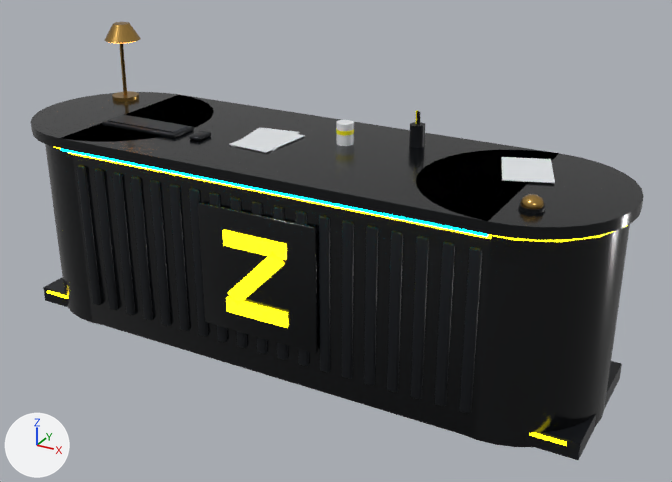
Before and after pictures for a commit that changed the glTF model simulator/godot/assets/desk.glb.
The view is the same before and after, from a 50 mm camera at (2.08, -3.48, 2.31) aimed at (0.16, 0.01, 0.57). Every picture has the same lights, and +X, +Y and +Z are marked at lower left. The first picture is the older version. Vertices at exactly the same position are counted once.

Names of what the first picture shows: 'Body'.
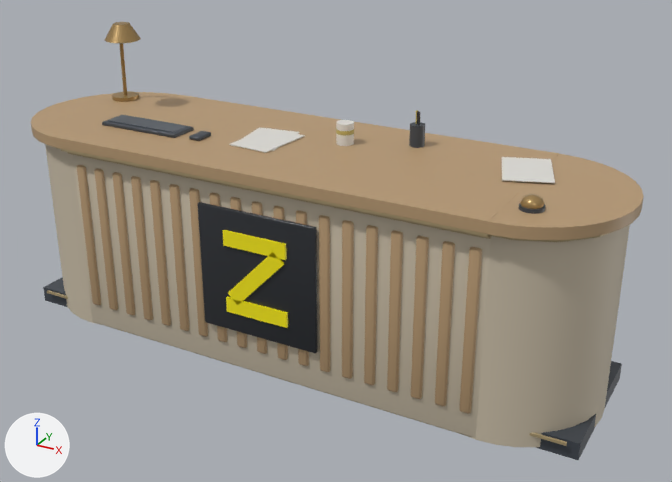
What differs and where, as boxes [x1, y1, x2, y2] in the pictures (672 x 482 px; the box of a moved part takes in the faces that stretch with it):
'Body', recoloured (black to beige)
    both: [31, 22, 644, 460]
part 1 of me_body_009, moved or reshaped
    before: [60, 95, 559, 237]
    after: [60, 95, 560, 237]
part 2 of me_body_009, recoloured (black to beige)
    both: [45, 144, 630, 447]
part 3 of me_body_009, recoloured
    both: [31, 92, 644, 240]
part 4 of me_body_009, recoloured (black to dark grey)
    both: [198, 111, 420, 353]
part 5 of me_body_009, recoloured (darker)
    both: [222, 230, 288, 328]
part 6 of me_body_009, recoloured
    before: [47, 147, 626, 446]
    after: [47, 147, 609, 446]
part 7 of me_body_009, recoloured (black to brown)
    both: [77, 165, 482, 414]
part 8 of me_body_009, recoloured
    both: [336, 128, 354, 136]

The change in detail:
Material 'Graphite' (mat_graphite) changes colour from black #181b20 to dark grey #454b53; in linear values from (0.00913, 0.011, 0.0144) to (0.0595, 0.0704, 0.0865).
Material 'Lampshade' (mat_lampshade) is new.
Its base color is (0.768, 0.687, 0.539) (pale yellow #e3d8c2).
Its roughness is 0.7.
Material 'Charcoal' (mat_charcoal) is new.
Its base color is (0.0232, 0.0262, 0.0319) (dark grey #2a2d32).
Its roughness is 0.35.
Material 'WoodLight' (mat_woodlight) is new.
Its base color is (0.479, 0.323, 0.175) (brown #b89a74).
Material 'Beige' (mat_beige) is new.
Its base color is (0.597, 0.521, 0.397) (beige #cbbfa9).
Its roughness is 0.6.
Material 'TrimChampagne' (mat_trimchampagne) is new.
Its base color is (0.462, 0.361, 0.195) (beige #b5a27a).
Its metallic is 0.3.
Its roughness is 0.4.
Material 'Ochre' (mat_ochre) is new.
Its base color is (0.521, 0.423, 0.122) (yellow #bfae62).
Its roughness is 0.6.
me_body_009 is used by ob_body; location (0.0, 0.0, 0.0).
me_body_009 had 2150 vertices, 4024 faces and spanned x -1.5..1.5, y -0.45..0.45, z 0.0..1.44.
me_body_009 now has 2158 vertices, 4024 faces and spans x -1.5..1.5, y -0.45..0.45, z 0.0..1.44.
Part 1, on me_body_009:
19 faces are deleted.
8 vertices are added at x -1.05..1.05, y -0.45..0.45, z 0.96..1.01.
12 new faces join them, mat_woodlight (brown #b89a74).
7 new faces join them, mat_trimchampagne (beige #b5a27a).
me_body_009 part 2: 356 faces spanning x -1.46..1.46, y -0.39..0.43, z 0.01..0.93 switch from mat_blackgloss (black #0b0d10) to mat_beige (beige #cbbfa9).
me_body_009 part 3: 248 faces spanning x -1.5..1.5, y -0.45..0.45, z 0.96..1.01 switch from mat_blackgloss (black #0b0d10) to mat_woodlight (brown #b89a74).
me_body_009 part 4: 148 faces spanning x -0.3..0.46, y -0.42..0.25, z 0.22..1.17 switch from mat_blackgloss (black #0b0d10) to mat_charcoal (dark grey #2a2d32).
me_body_009 part 5: 36 faces spanning x -0.16..0.16, y -0.43..-0.42, z 0.32..0.72 switch from mat_neonyellow (yellow #fcee0a, glowing yellow #fff10a) to mat_yellowpaint (yellow #fcee0a).
me_body_009 part 6: 240 faces spanning x -1.47..1.47, y -0.41..0.44, z 0.07..0.95 switch from mat_neonyellow (yellow #fcee0a, glowing yellow #fff10a) to mat_trimchampagne (beige #b5a27a).
me_body_009 part 7: 2052 faces spanning x -1.01..1.01, y -0.4..-0.38, z 0.13..0.87 switch from mat_graphite (black #181b20) to mat_woodlight (brown #b89a74).
me_body_009 part 8: 68 faces spanning x 0.11..0.44, y 0.08..0.26, z 1.03..1.17 switch from mat_yellowpaint (yellow #fcee0a) to mat_ochre (yellow #bfae62).
Other edits to the shape of me_body_009 do not show in these pictures.
me_body_009 no longer uses material mat_neoncyan (cyan #00f0ff, glowing cyan #00f0ff).
me_body_009 no longer uses material mat_warmlight (orange #ffb15c, glowing orange #ffa24a).
me_body_009 gains material mat_lampshade (pale yellow #e3d8c2).
